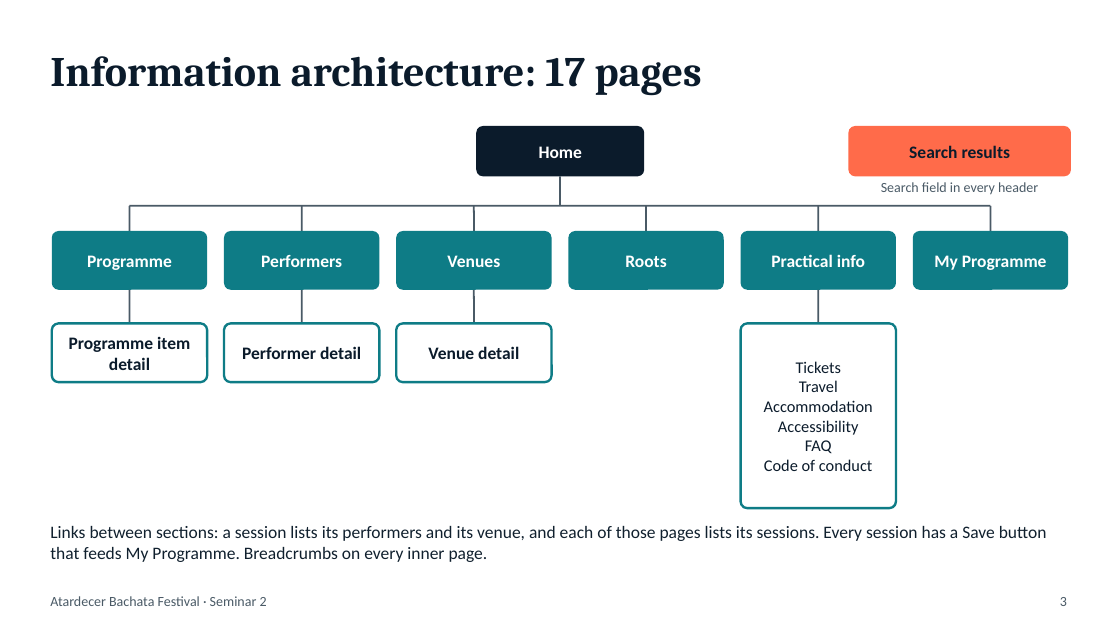
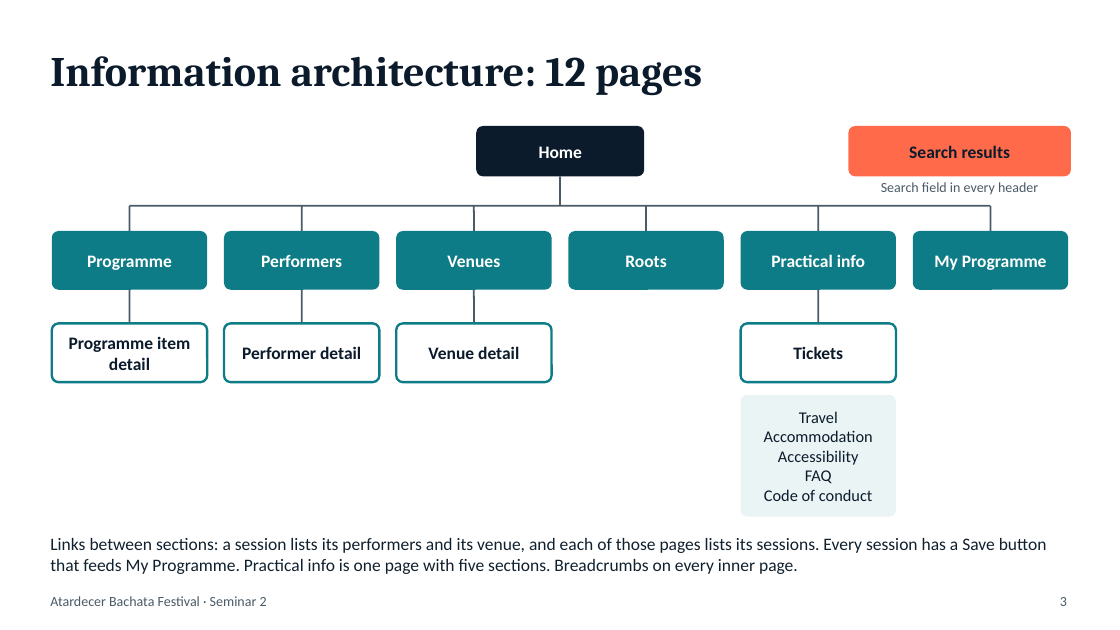
Before and after one commit to faiazyen/web-design-project, a slide deck: slide 3 of presentation.pptx. Drawn at 1120x630 pixels with LibreOffice and Linux fonts; fonts in the diff are those of the drawing. Boxes give left, top, right and bottom in pixels: in the first picture for what was removed or moved away, otherwise in the second. Text is boxed around its words. In the diff, an @@ line names an element or a change of style, - is before the commit and + after.

```diff
--- a/presentation.pptx
+++ b/presentation.pptx
@@ title at <box>50,56,702,96</box>: text changed @@
-Information architecture: 17 pages
+Information architecture: 12 pages
@@ rounded rectangle: place and size @@
-rounded rectangle at <box>741,323,897,508</box>
+rounded rectangle at <box>741,323,897,382</box>
@@ rounded rectangle at <box>741,323,897,382</box>: proportions changed @@
@@ text added at <box>793,346,843,359</box>, 15 pt, text #0B1B2B, bold @@
+Tickets
@@ text at <box>796,361,841,373</box>: paragraph removed @@
-Tickets
@@ text "Travel": place and size @@
-text "Travel" at <box>764,361,873,471</box>
+text "Travel" at <box>764,411,873,501</box>
@@ rounded rectangle added at <box>741,395,897,517</box>, fill #EAF4F5 @@
@@ text at <box>50,538,1047,574</box>: text changed @@
-Links between sections: a session lists its performers and its venue, and each of those pages lists its sessions. Every session has a Save button that feeds My Programme. Breadcrumbs on every inner page.
+Links between sections: a session lists its performers and its venue, and each of those pages lists its sessions. Every session has a Save button that feeds My Programme. Practical info is one page with five sections. Breadcrumbs on every inner page.
```
Also in this commit, not shown: 1 other slide changed, 2 other files.
